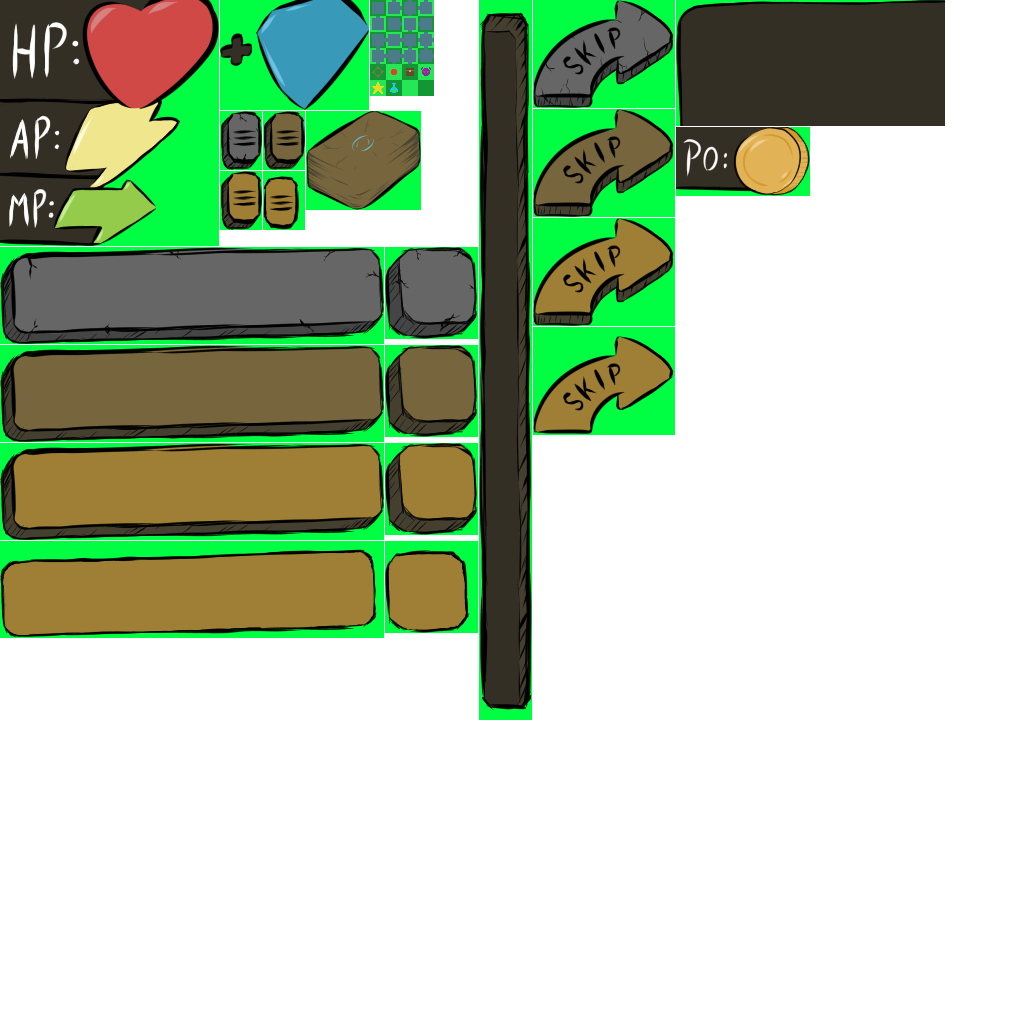
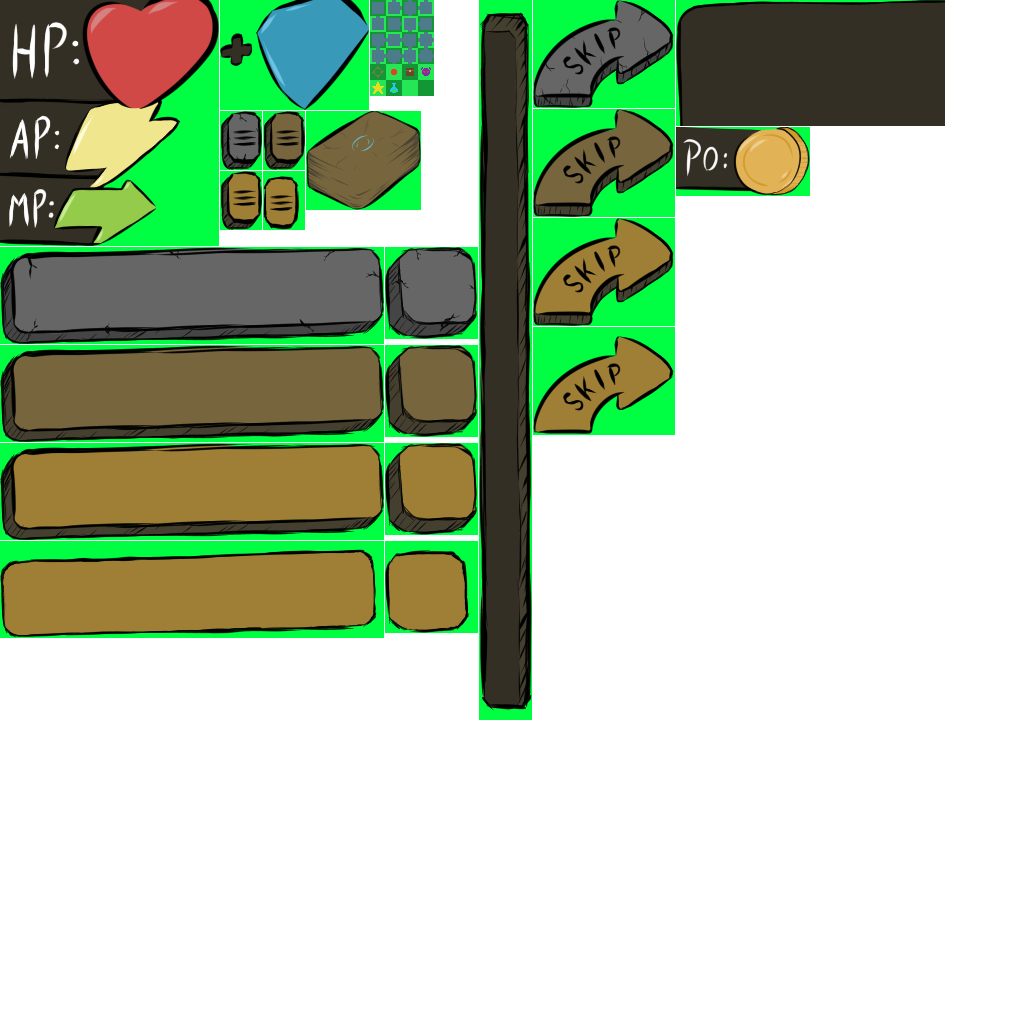
Layers edited between the first and the second (1024, 1024) image:
painted on "Copier de Calque de dessin 9 Fusionnés" over bbox(685, 127, 781, 131)
painted on "Calque de dessin 13" over bbox(685, 127, 781, 131)
